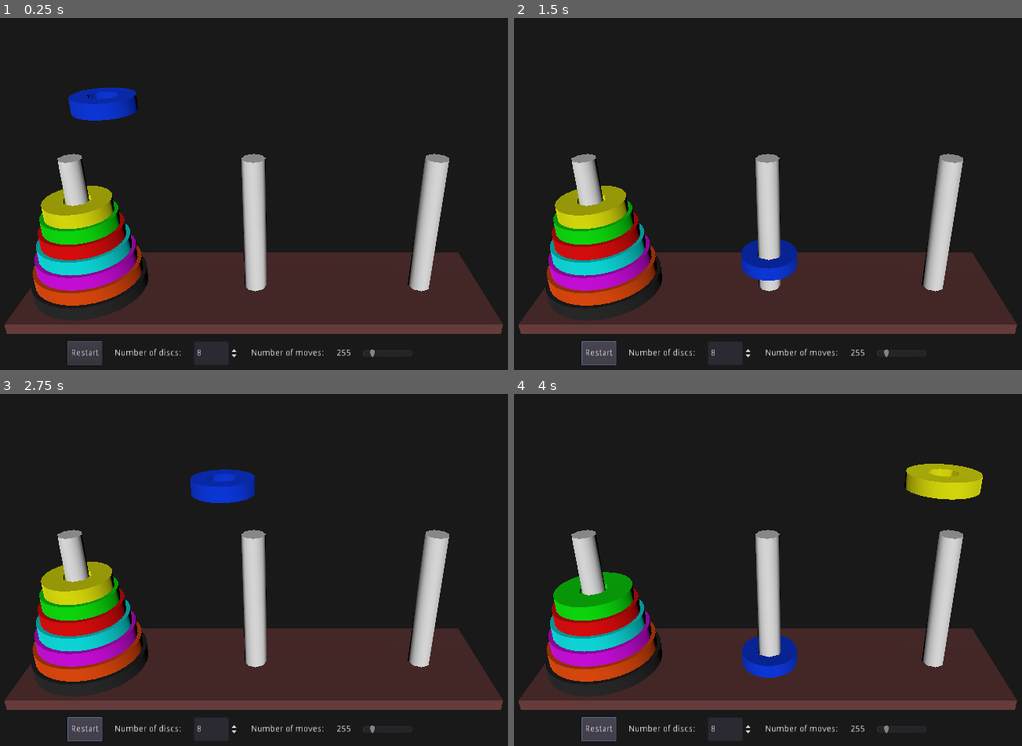
Above: before the commit, frames 1-4 (two rows, left to right).
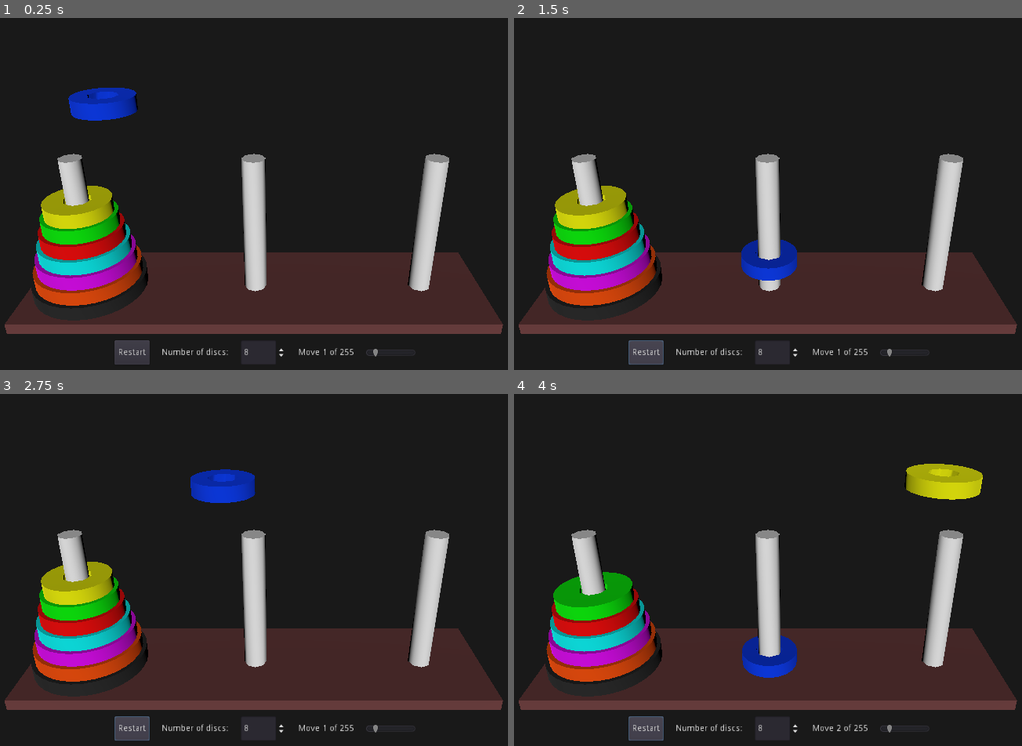
Above: after the commit, the same moments.

Repository: andrew-wilkes/godot-tower-of-hanoi
Game: Godot game, scene res://Main.tscn
The game is run twice, just before and just after one commit, with the same random seed, the same clock (stepped at 60 frames per second) and the same inputs.
Inputs:
- Up to frame 1 (0.25 s): no input
- Up to frame 2 (1.5 s): click "Restart" at 0.5 s; click "Restart" at 1.25 s
- Up to frame 3 (2.75 s): click "Restart" at 2 s
- Up to frame 4 (4 s): no input

The runs differ from the first frame. In frame 1, 1.3% of the frame differs, in the area x 13-82%, y 91-99%; in frame 2, 1.3%; in frame 3, 1.3%; in frame 4, 1.3%.

Commit message:
Add move count

Diff:
--- a/src/Main.gd
+++ b/src/Main.gd
@@ -29,7 +29,6 @@
 	moves.clear()
 	completed = false
 	hanoi(num_discs, SRC, DEST, AUX)
-	$UI/HBox/NumMoves.text = str(moves.size())
 	move_number = 0
 	make_move()
 
@@ -48,6 +47,7 @@
 	elif move_number < moves.size():
 		move_disc(moves[move_number])
 		move_number += 1
+		$UI/HBox/NumMoves.text = "Move %d of %d" % [move_number, moves.size()]
 	else:
 		completed = true
 
--- a/src/Main.tscn
+++ b/src/Main.tscn
@@ -50,10 +50,10 @@
 anchor_top = 1.0
 anchor_right = 0.5
 anchor_bottom = 1.0
-margin_left = -354.0
-margin_top = -70.0
-margin_right = 354.0
-margin_bottom = -30.0
+margin_left = -277.0
+margin_top = -71.0
+margin_right = 219.0
+margin_bottom = -31.0
 custom_constants/separation = 20
 __meta__ = {
 "_edit_use_anchors_": false
@@ -82,20 +82,10 @@
 max_value = 8.0
 value = 8.0
 
-[node name="Label3" type="Label" parent="UI/HBox"]
+[node name="NumMoves" type="Label" parent="UI/HBox"]
 margin_left = 300.0
 margin_top = 13.0
-margin_right = 419.0
-margin_bottom = 27.0
-text = "Number of moves:"
-__meta__ = {
-"_edit_use_anchors_": false
-}
-
-[node name="NumMoves" type="Label" parent="UI/HBox"]
-margin_left = 439.0
-margin_top = 13.0
-margin_right = 447.0
+margin_right = 308.0
 margin_bottom = 27.0
 text = "0"
 __meta__ = {
@@ -103,8 +93,8 @@
 }
 
 [node name="Speed" type="HSlider" parent="UI/HBox"]
-margin_left = 467.0
-margin_right = 547.0
+margin_left = 328.0
+margin_right = 408.0
 margin_bottom = 40.0
 rect_min_size = Vector2( 80, 0 )
 hint_tooltip = "Speed"
